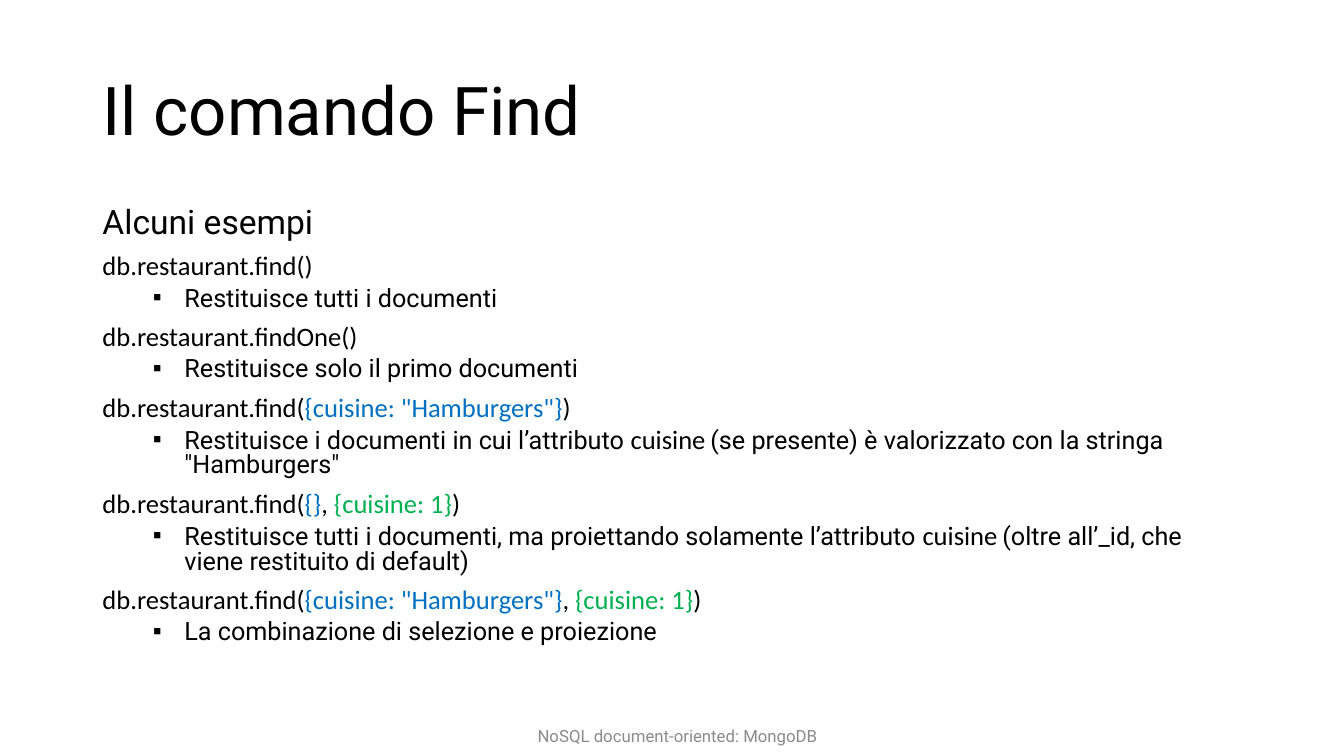
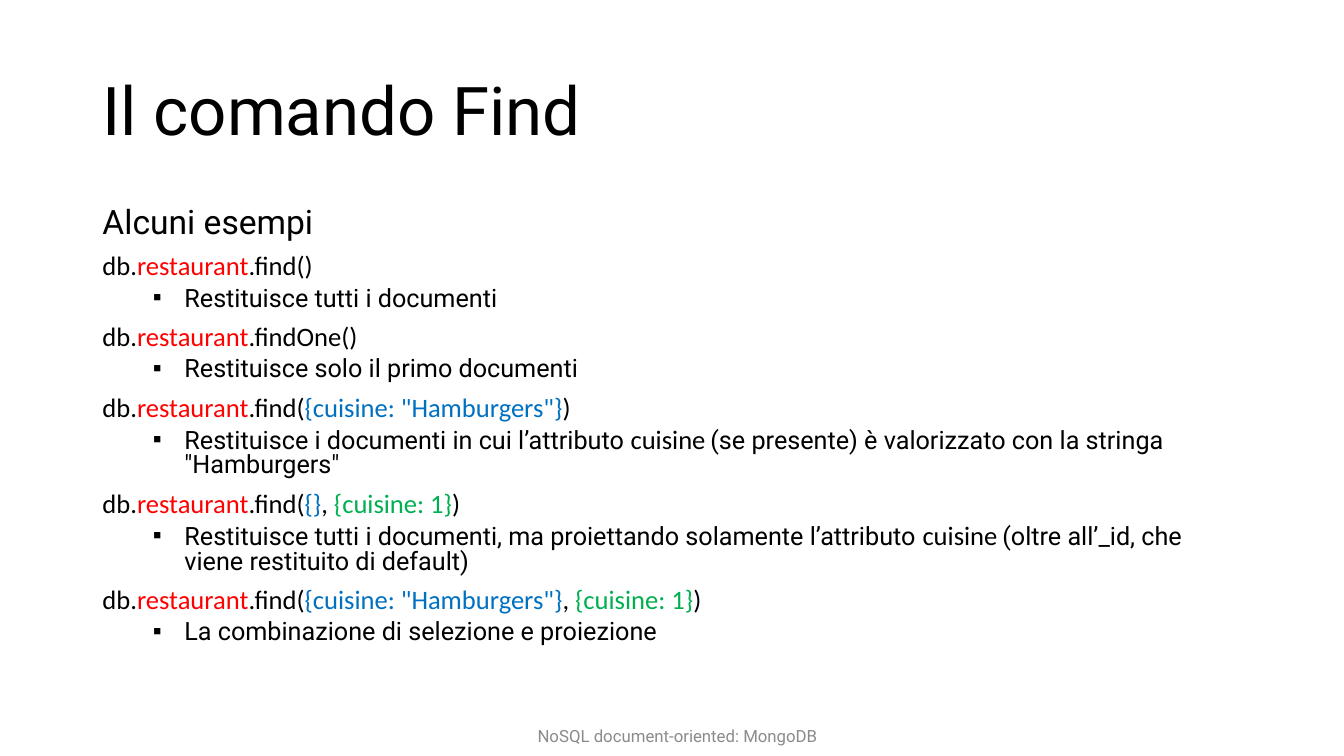
Before and after one commit to w4bo/teaching-seminario-nosql, a slide deck: slide 39 of slides/Document-based db.pptx. Drawn at 1344x756 pixels with LibreOffice and Linux fonts; fonts in the diff are those of the drawing. Boxes give left, top, right and bottom in pixels: in the first picture for what was removed or moved away, otherwise in the second. Text is boxed around its words. In the diff, an @@ line names an element or a change of style, - is before the commit and + after.

```diff
--- a/slides/Document-based db.pptx
+++ b/slides/Document-based db.pptx
@@ text at [102,256,701,614]: text colour #000000 to #FF0000 in "db.restaurant.find()", "db.restaurant.findOne()", "db.restaurant.find({cuisine:", "db.restaurant.find({}," and 1 more places @@
```
Also in this commit, not shown: 8 other slides changed.
